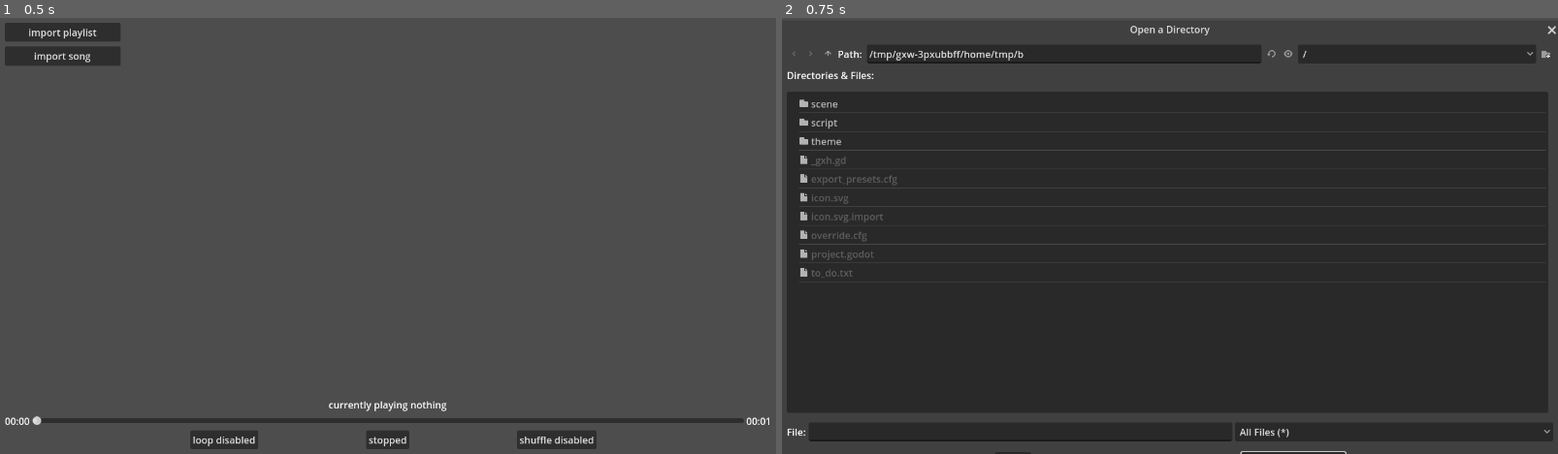
Above: before the commit, frames 1-2 (left to right).
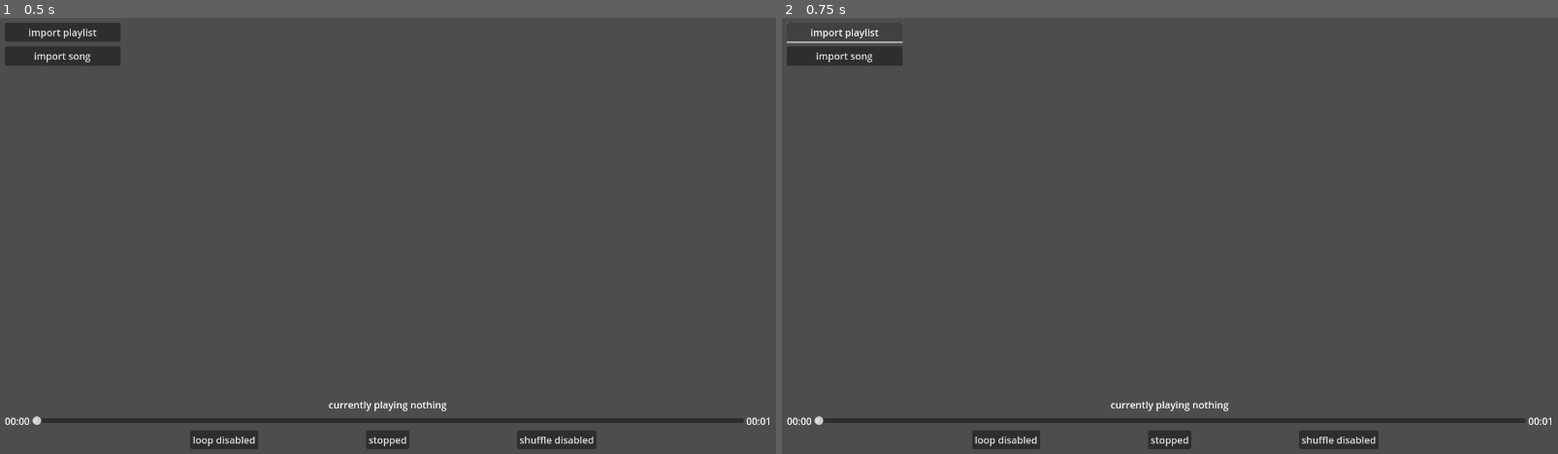
Above: after the commit, the same moments.

Repository: wutywuty/wutywuty_audio_player
Game: Godot game, scene res://scene/main.tscn
The game is run twice, just before and just after one commit, with the same random seed, the same clock (stepped at 60 frames per second) and the same inputs.
Inputs:
- Up to frame 1 (0.5 s): no input
- Up to frame 2 (0.75 s): click "import playlist" at 0.5 s

Frame 1 is identical in both runs. In frame 2, 78% of the frame differs, in the area x 0-100%, y 1-100%.

Commit message:
changed some stuff to make it work on windows properly (pray it still works on linux)

Diff:
--- a/scene/default_gui.tscn
+++ b/scene/default_gui.tscn
@@ -58,6 +58,7 @@
 ok_button_text = "Select Current Folder"
 file_mode = 2
 access = 2
+use_native_dialog = true
 script = ExtResource("11_1indr")
 
 [node name="file_dialogue" type="FileDialog" parent="VBoxContainer/HBoxContainer/ScrollContainer/playlist_buttons"]
--- a/script/file_handler.gd
+++ b/script/file_handler.gd
@@ -7,18 +7,21 @@
 
 func save_playlist(dir):
 	# gets the name of the directory (is there a better way??)
-	var playlist_name = dir.split("/")[len(dir.split("/"))-1]
+	var dir_fixed = dir.replace("\\", "/")
+	var playlist_name = dir_fixed.split("/")[len(dir_fixed.split("/"))-1]
 	var file = FileAccess.open("user://"+playlist_name, FileAccess.WRITE_READ)
-	var playlist_dir = DirAccess.open(dir)
+	var playlist_dir = DirAccess.open(dir_fixed)
 	var songs = playlist_dir.get_files()
+	print(songs)
 	var song_data = []
 	var index = 0
 	for song in songs:
 		if not song.ends_with("mp3"):
 			continue
-		song_data.append({"index":index, "name":song,"path":dir+"/"+song})
+		song_data.append({"index":index, "name":song,"path":dir_fixed+"/"+song})
 		index += 1
-	var playlist_data = {"name":playlist_name,"path":dir,"song_data":song_data}
+	var playlist_data = {"name":playlist_name,"path":dir_fixed,"song_data":song_data}
 	file.store_var(playlist_data)
+	print(playlist_data)
 	file.close()
 	Signals.refresh_playlists.emit()
